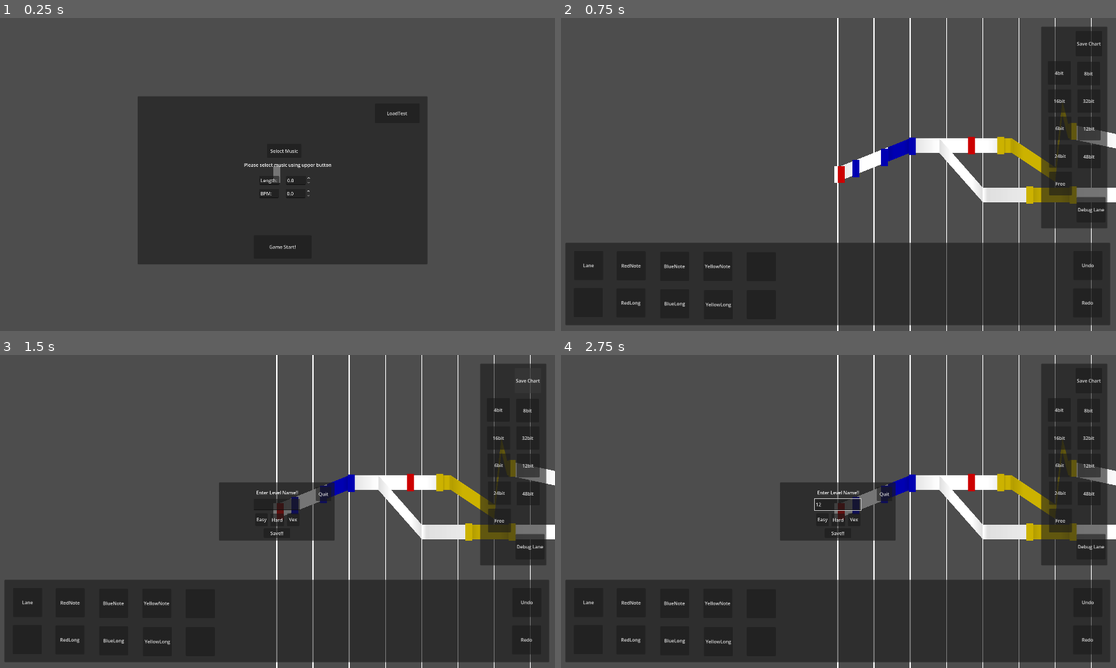
Above: before the commit, frames 1-4 (two rows, left to right).
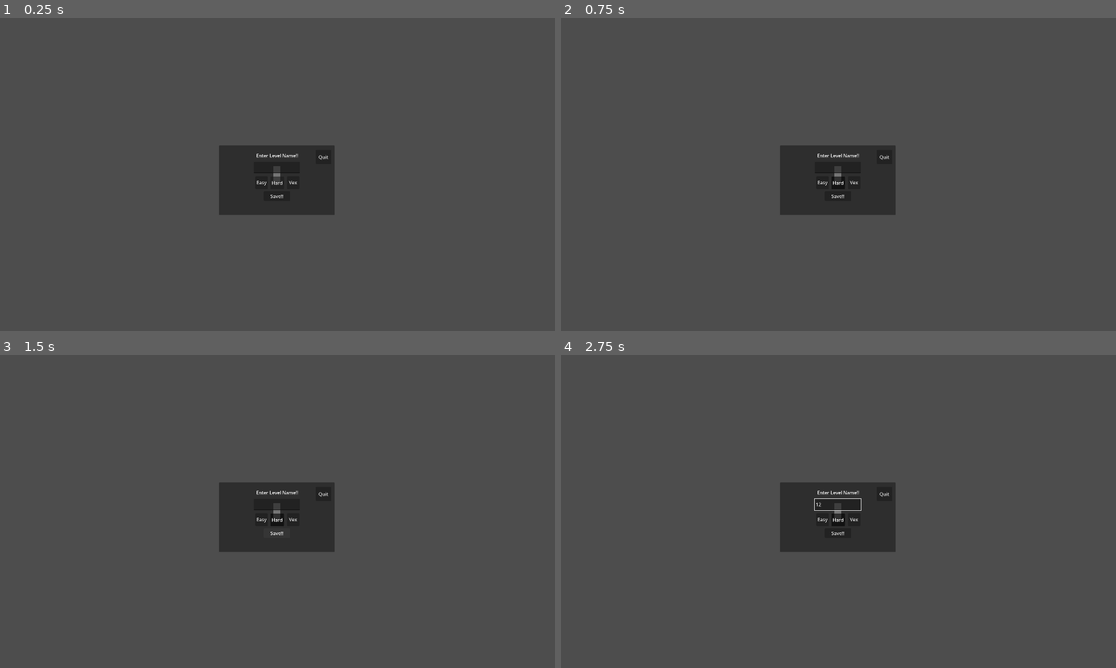
Above: after the commit, the same moments.

Repository: junu192857/Vexatonic-dash-2
Game: Godot game, scene res://Scenes/Editor.tscn
The game is run twice, just before and just after one commit, with the same random seed, the same clock (stepped at 60 frames per second) and the same inputs. This scene is started directly instead of the project's main scene.
Inputs (mouse positions are in pixels of both pictures, inside the frame that each line leads up to):
- Up to frame 1 (0.25 s): no input
- Up to frame 2 (0.75 s): click "LoadTest" (after the commit: "Hard") at 0.5 s
- Up to frame 3 (1.5 s): click "Save Chart" (after the commit: "Save!!") at 1.25 s
- Up to frame 4 (2.75 s): click (838, 505) at 2.02 s; type "12" at 2.1 s

The runs differ from the first frame. In frame 1, 24% of the frame differs, in the area x 24-77%, y 25-79%; in frame 2, 40%, in the area x 0-100%, y 0-100%; in frame 3, 37%; in frame 4, 37%.
Error after the commit: Invalid call. Nonexistent function 'get_note' in base 'Panel'. (res://Scripts/EditorManager.gd:596)

Commit message:
Save_chart(): Warning 추가

Diff:
--- a/vexatonic-dash-2/Scenes/Editor.tscn
+++ b/vexatonic-dash-2/Scenes/Editor.tscn
@@ -32,7 +32,6 @@
 [node name="CanvasLayer" type="CanvasLayer" parent="." unique_id=1936366698]
 
 [node name="SavePanel" type="Panel" parent="CanvasLayer" unique_id=214289469]
-visible = false
 anchors_preset = -1
 anchor_left = 0.5
 anchor_top = 0.5
@@ -41,7 +40,7 @@
 offset_left = -200.0
 offset_top = -100.0
 offset_right = 200.0
-offset_bottom = 100.0
+offset_bottom = 140.0
 grow_horizontal = 2
 grow_vertical = 2
 
@@ -106,6 +105,13 @@
 toggle_mode = true
 button_group = SubResource("ButtonGroup_brgpd")
 text = "Easy"
+
+[node name="WarningLabel" type="Label" parent="CanvasLayer/SavePanel" unique_id=716578086]
+layout_mode = 0
+offset_left = 96.0
+offset_top = 207.0
+offset_right = 309.0
+offset_bottom = 230.0
 
 [node name="NoteSelectorPanel" type="Panel" parent="CanvasLayer" unique_id=1195473622]
 anchors_preset = -1
@@ -235,6 +241,7 @@
 button_group = SubResource("ButtonGroup_dfuwn")
 
 [node name="InitialPanel" type="Panel" parent="CanvasLayer" unique_id=281739446]
+visible = false
 anchors_preset = -1
 anchor_left = 0.25
 anchor_top = 0.25
--- a/vexatonic-dash-2/Scripts/EditorManager.gd
+++ b/vexatonic-dash-2/Scripts/EditorManager.gd
@@ -49,19 +49,17 @@
 func initiate_editor():
 	editor_ready = true
 	current_state = EditorState.Ready
-	#변수들을 levelData와 연결
-	levelData = LevelData.new()
-	levelData.length = levelData.length
-	levelData.music_path = music_path.get_file()
 	initialPanel.visible = false
 	noteSelectorPanel.visible = true
 	settingPanel.visible = true
 
 func set_initial_value():
+	levelData = LevelData.new()
 	var bpm = initialPanel.get_node("BPMBox").value
 	var music_time = initialPanel.get_node("MusicTimeBox").value
 	levelData.bpm.append(Vector2(0, bpm))
 	levelData.bpm.append(Vector2(INF, 60))
+	levelData.music_path = music_path.get_file()
 	levelData.length = music_time * 1000
 
 func start_find_music():
@@ -591,11 +589,11 @@
 
 func save_chart():
 	if save_difficulty == -1:
-		push_error("Please select difficulty")
+		savePanel.get_node("WarningLabel").text = "WARNING: Please set difficulty"
 		return
 	var folder_name = savePanel.get_node("LineEdit").text
 	if folder_name.is_empty():
-		push_error("파일 이름을 입력해주세요!")
+		savePanel.get_note("WarningLabel").text = "WARNING: Please set level name"
 		return
 
 	var dir_path = "res://Charts/" + folder_name
